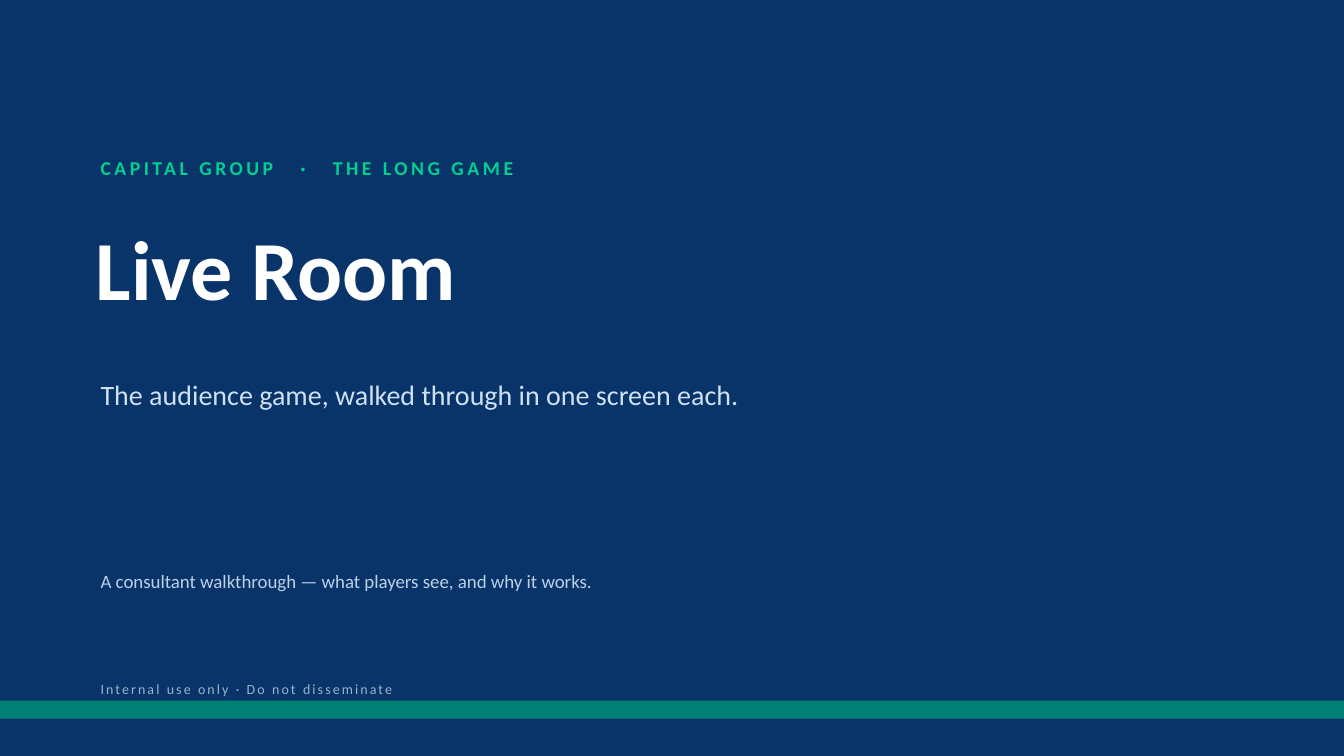
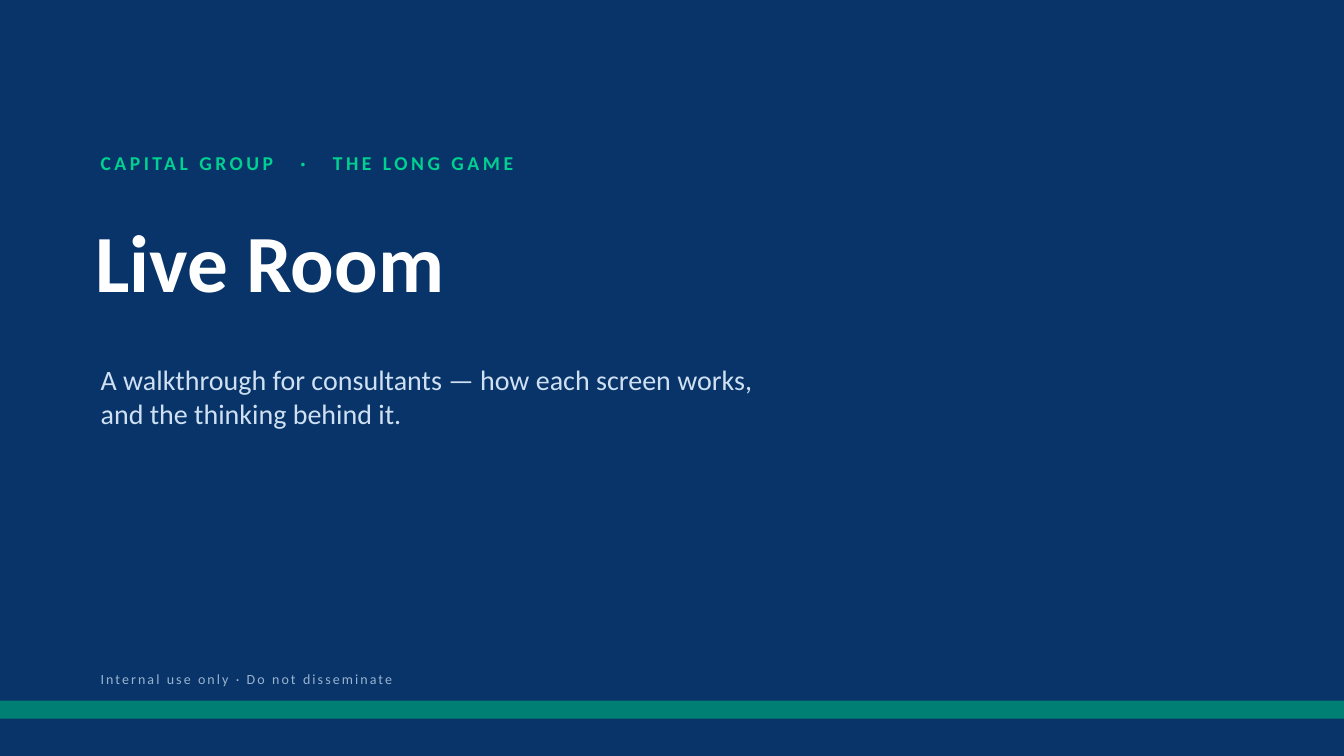
Before and after one commit to cheesin30/decisionframework, a slide deck: slide 1 of consultant-materials/The-Long-Game-Live-Walkthrough.pptx. Drawn at 1344x756 pixels with LibreOffice and Linux fonts; fonts in the diff are those of the drawing. Boxes give left, top, right and bottom in pixels: in the first picture for what was removed or moved away, otherwise in the second. Text is boxed around its words. In the diff, an @@ line names an element or a change of style, - is before the commit and + after.

```diff
--- a/consultant-materials/The-Long-Game-Live-Walkthrough.pptx
+++ b/consultant-materials/The-Long-Game-Live-Walkthrough.pptx
@@ text "CAPITAL GROUP · THE LONG ...": place and size @@
-text "CAPITAL GROUP · THE LONG ..." at (333,162,513,175)
+text "CAPITAL GROUP · THE LONG ..." at (333,157,513,170)
@@ text "Live Room" at (96,235,444,293): size 60 to 58 pt @@
@@ text at (101,370,752,429): text changed @@
-The audience game, walked through in one screen each.
+A walkthrough for consultants — how each screen works,
+and the thinking behind it.
@@ text removed at (101,575,592,591) @@
-A consultant walkthrough — what players see, and why it works.
@@ text "Internal use only · Do ...": place and size @@
-text "Internal use only · Do ..." at (101,684,392,696)
+text "Internal use only · Do ..." at (101,674,392,686)
```
Also in this commit, not shown: 3 other slides changed, 10 slides added, 9 slides removed, 1 other file.
